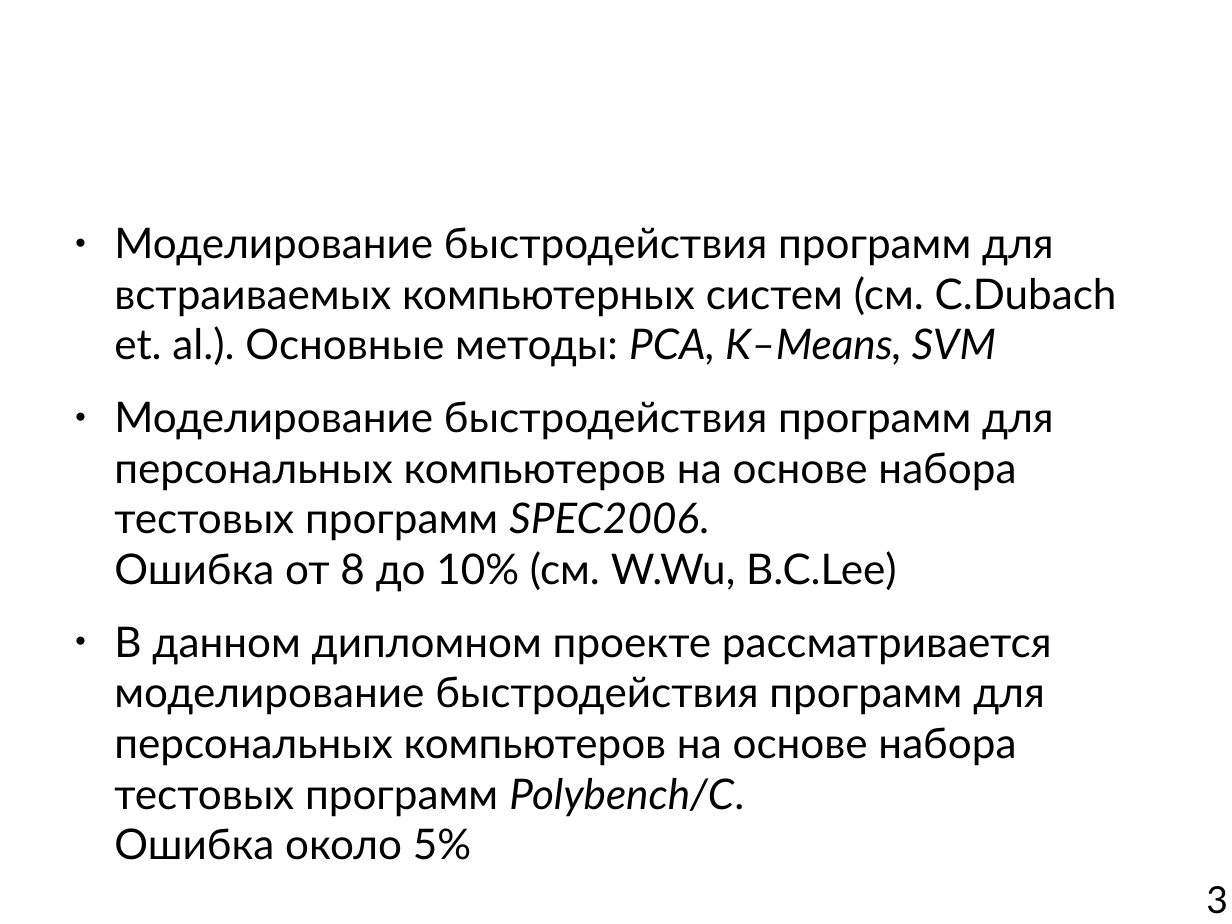
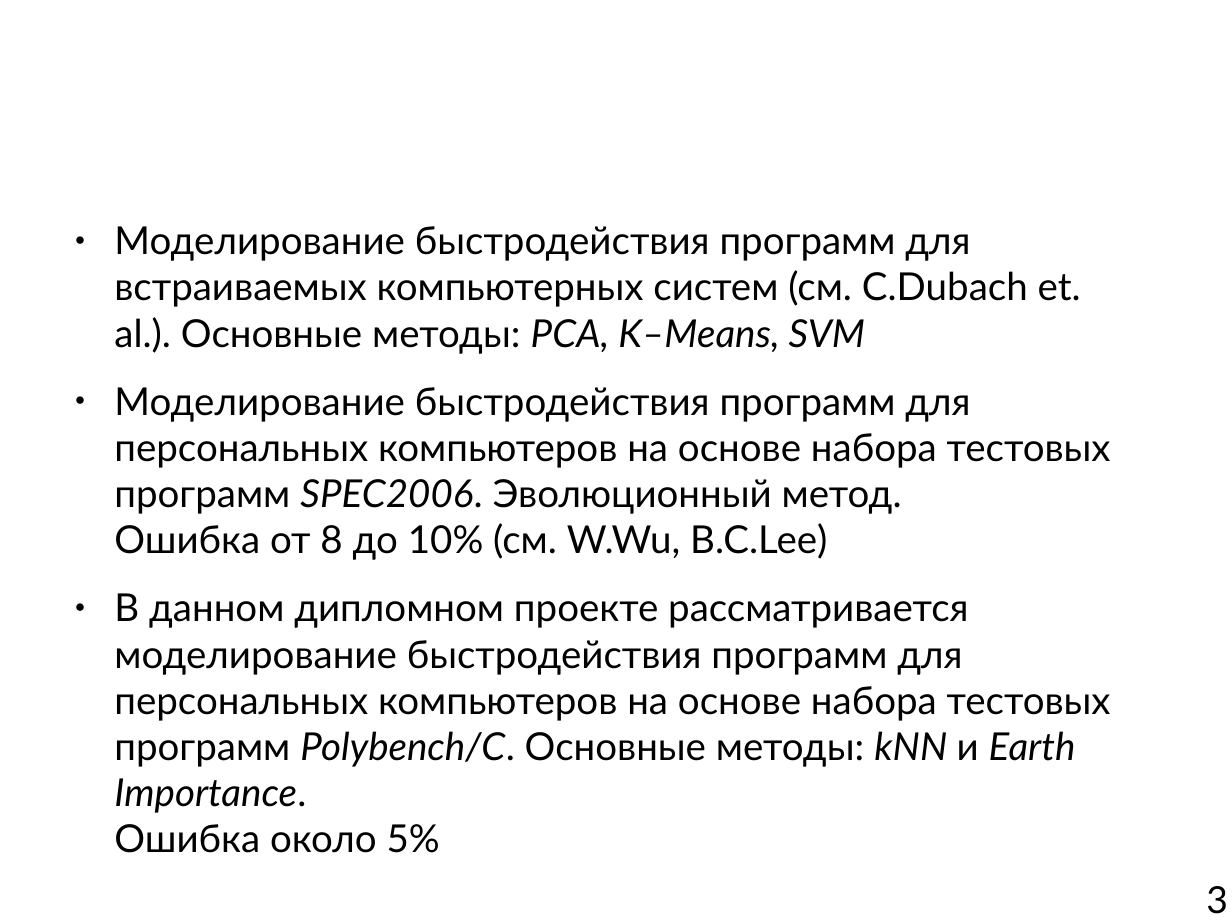
Before and after one commit to mkpankov/adaptor, a slide deck: slide 3 of diploma/defense/brochure.odp. Drawn at 1232x924 pixels with LibreOffice and Linux fonts; fonts in the diff are those of the drawing; background and template pictures are left out. Boxes give left, top, right and bottom in pixels: in the first picture for what was removed or moved away, otherwise in the second. Text is boxed around its words. In the diff, an @@ line names an element or a change of style, - is before the commit and + after.

```diff
--- a/diploma/defense/brochure.odp
+++ b/diploma/defense/brochure.odp
@@ text at [114,226,1081,354]: size 27.2 to 24.8 pt in "Моделирование быстродействия программ для встраиваемых компь ..." @@
@@ text at [114,387,1111,853]: text changed; size 27.2 to 24.8 pt @@
-● Моделирование быстродействия программ для персональных компьютеров на основе набора тестовых программ SPEC2006.
-  Ошибка от 8 до 10% (см. W.Wu, B.C.Lee)
-● В данном дипломном проекте рассматривается моделирование быстродействия программ для персональных компьютеров на основе набора тестовых программ Polybench/C.
-  Ошибка около 5%
+● Моделирование быстродействия программ для персональных компьютеров на основе набора тестовых программ SPEC2006. Эволюционный метод.
+  Ошибка от 8 до 10% (см. W.Wu, B.C.Lee)
+● В данном дипломном проекте рассматривается моделирование быстродействия программ для персональных компьютеров на основе набора тестовых программ Polybench/C. Основные методы: kNN и Earth Importance.
+  Ошибка около 5%
```
Also in this commit, not shown: 1 other slide changed.
